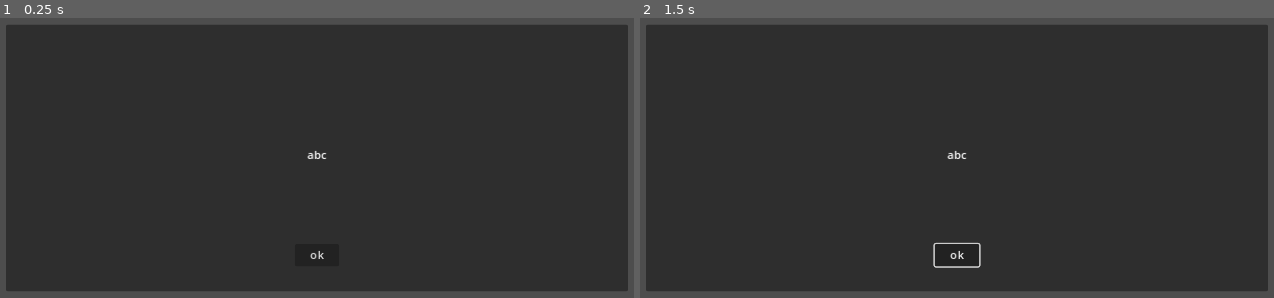
Above: before the commit, frames 1-2 (left to right).
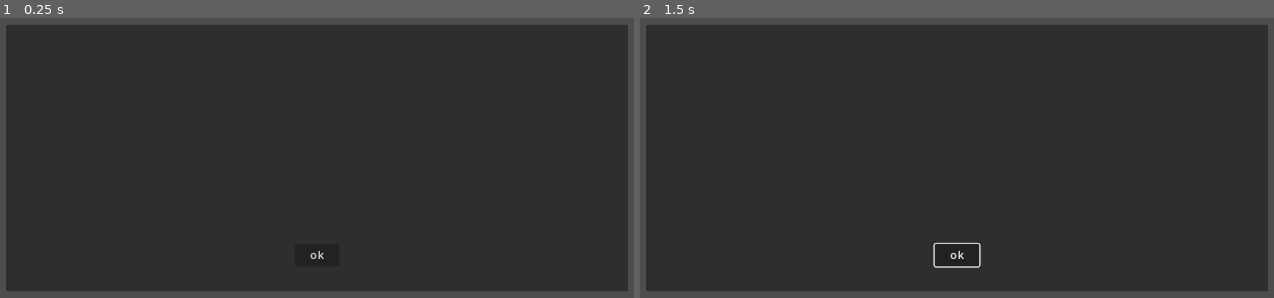
Above: after the commit, the same moments.

Repository: hfxbse/mparty
Game: Godot game, scene res://sabotage_field/sabotage_dice_result.tscn
The game is run twice, just before and just after one commit, with the same random seed, the same clock (stepped at 60 frames per second) and the same inputs. This scene is started directly instead of the project's main scene.
Inputs (mouse positions are in pixels of both pictures, inside the frame that each line leads up to):
- Up to frame 1 (0.25 s): no input
- Up to frame 2 (1.5 s): click (957, 256) at 0.5 s, where only the run before the commit has a clickable "ok"; tap Enter at 1.25 s; move the mouse to (1134, 135) at 1.27 s; hold M from 1.28 s (still down); click (1134, 135) at 1.42 s

The runs differ from the first frame. In frame 1, less than 0.1% of the frame differs, in the area x 48-52%, y 47-51%; in frame 2, less than 0.1%.

Commit message:
Connected sabotagte to field

Diff:
--- a/map/field_types/sabotage/sabotage.gd
+++ b/map/field_types/sabotage/sabotage.gd
@@ -3,4 +3,6 @@
 @export var field_theme_override : FieldTheme
 
 func event(player : Player):
-	print("Sabotage Triggered")
+	var sabotage_panel = preload("res://sabotage_field/sabotage_field.tscn").instantiate()
+	add_child(sabotage_panel)
+	await sabotage_panel.display(player)
--- a/sabotage_field/sabotage_dice_result.gd
+++ b/sabotage_field/sabotage_dice_result.gd
@@ -2,31 +2,33 @@
 
 @onready var label=$CanvasLayer/Panel/Label
 
-# Called when the node enters the scene tree for the first time.
+var player: Player
+
 func _ready():
-	var result="abc"
-	label.set_text(result)
+	visible = false
 
-# Called every frame. 'delta' is the elapsed time since the previous frame.
-func _process(delta):
+
+func _on_button_pressed():
+# execute sabotage
 	pass
 
 
-func _on_button_pressed():
-	self.visible = false
+func display(player: Player, dice_value):
+	self.player = player
+	visible = true
 
-"""
-var result;
-if (dice_value<=6):
-	result="Duell Einsatz: 50 Riesen"
-if (dice_value==7 || dice_value==8):
-	result="Big Baller Duell Einsatz: halbes Vermögen"
-if (dice_value==9):
-	result="Duell um Zug stehlen"
-if (dice_value==10):
-	result="Erhalt Sabotage Freikarte"
-if (dice_value==11):
-	result="Eigentor Verlust: 50 Riesen"
-if (dice_value==12):
-	result="Duell Würfelgeld \nWert:gewürfelte Anzahl Riesen*10"
-"""
+	var result
+	if (dice_value<=6):
+		result="Duell Einsatz: 50 Riesen"
+	if (dice_value==7 || dice_value==8):
+		result="Big Baller Duell Einsatz: halbes Vermögen"
+	if (dice_value==9):
+		result="Duell um Zug stehlen"
+	if (dice_value==10):
+		result="Erhalt Sabotage Freikarte"
+	if (dice_value==11):
+		result="Eigentor Verlust: 50 Riesen"
+	if (dice_value==12):
+		result="Duell Würfelgeld \nWert:gewürfelte Anzahl Riesen*10"
+
+	label.set_text(result)
--- a/sabotage_field/sabotage_field.gd
+++ b/sabotage_field/sabotage_field.gd
@@ -2,11 +2,14 @@
 
 var player
 
+signal terminated
+
 func _ready():
-	self.visible = false
+	visible = false
 
 
 func _on_button_pressed():
+	visible = false
 	var dice_menu = preload("res://dice/dice.tscn").instantiate()
 	add_child(dice_menu)
 	var dice_value = await dice_menu.dice_number
@@ -16,8 +19,10 @@
 	add_child(result_display)
 	await result_display.display(player, dice_value)
 	remove_child(result_display)
+	terminated.emit()
 
 
 func display(player: Player):
 	self.player = player
 	visible = true
+	return terminated
--- a/sabotage_field/sabotage_field.tscn
+++ b/sabotage_field/sabotage_field.tscn
@@ -112,3 +112,5 @@
 grow_vertical = 0
 text = "Würfeln!"
 metadata/_edit_use_anchors_ = true
+
+[connection signal="pressed" from="SabotageFieldLabel/Button" to="." method="_on_button_pressed"]
